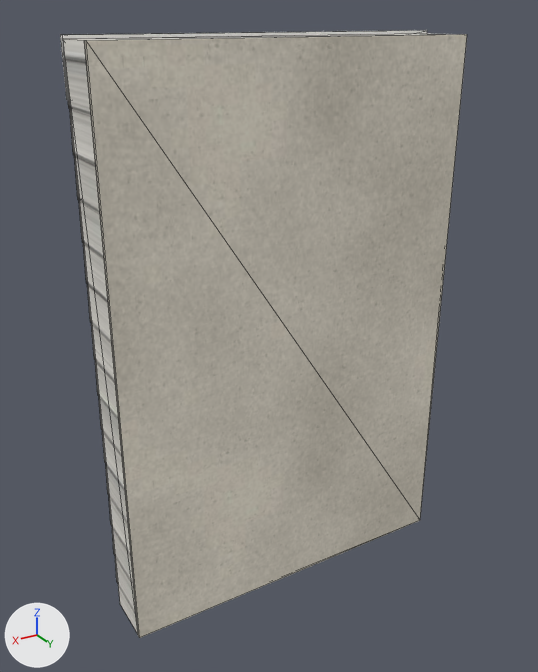
The glTF model kits/quartel-bombeiros/pieces/wing_wall_plain.glb as it was, and as the next commit left it.
Both versions are drawn from a 50 mm lens placed at (1.98, 3.31, 3.11), pointed at (0.08, 0.12, 1.52). The axes (+X, +Y, +Z) are drawn at lower left. The lights are the same throughout. The older version comes first. Mesh edges are drawn as thin lines.

Before the edit, the objects in view are built like this:
```python
me_wing_wall_plain_plaster = bpy.data.meshes.new('wing_wall_plain_plaster')
me_wing_wall_plain_plaster.from_pydata(...)  # 8 vertices, 10 faces; spans x -1.0..1.0, y 0.28..0.3, z 0.0..3.02
me_wing_wall_plain_plaster.materials.append(mat_plaster)
me_wing_wall_plain_siding = bpy.data.meshes.new('wing_wall_plain_siding')
me_wing_wall_plain_siding.from_pydata(...)  # 120 vertices, 178 faces; spans x -1.0..1.0, y -0.02..0.28, z 0.0..3.02
me_wing_wall_plain_siding.materials.append(mat_siding)
me_wing_wall_plain_trim = bpy.data.meshes.new('wing_wall_plain_trim')
me_wing_wall_plain_trim.from_pydata(...)  # a box spanning x -1.0..1.0, y -0.04..0.0, z 2.78..3.04
me_wing_wall_plain_trim.materials.append(mat_trim)  # white #fbfaf7
ob_wing_wall_plain_plaster = bpy.data.objects.new('wing_wall_plain_plaster', me_wing_wall_plain_plaster)
ob_wing_wall_plain_plaster.location = (0.0, 0.0, 0.0)
ob_wing_wall_plain_siding = bpy.data.objects.new('wing_wall_plain_siding', me_wing_wall_plain_siding)
ob_wing_wall_plain_siding.location = (0.0, 0.0, 0.0)
ob_wing_wall_plain_trim = bpy.data.objects.new('wing_wall_plain_trim', me_wing_wall_plain_trim)
ob_wing_wall_plain_trim.location = (0.0, 0.0, 0.0)
```
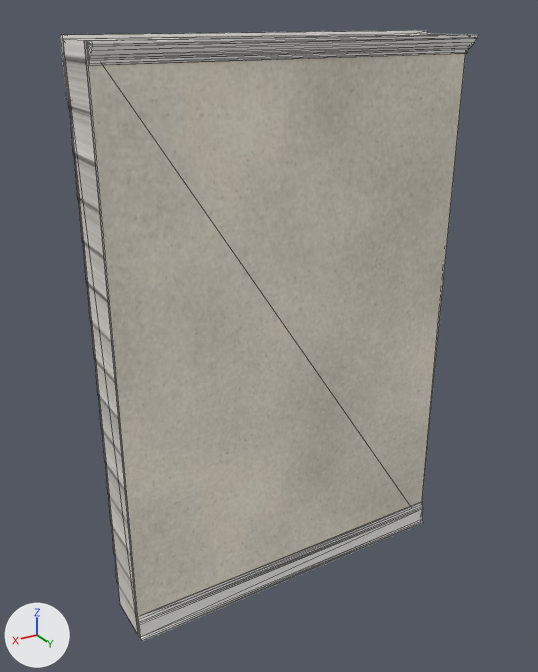
Boxes (x1, y1, x2, y2) around the edits, measured in the pictures (538 x 672 px):
'molduras', added
    after: (86, 35, 478, 641)

The change in detail:
Mesh me_molduras is new.
It has 44 vertices, 80 faces and spans x -1.0..1.0, y 0.3..0.38, z 0.0..3.02.
It uses material mat_trim (white #fbfaf7).
Object 'molduras' (ob_molduras) is new; it shows me_molduras.
Its location is (0.0, 0.0, 0.0).
